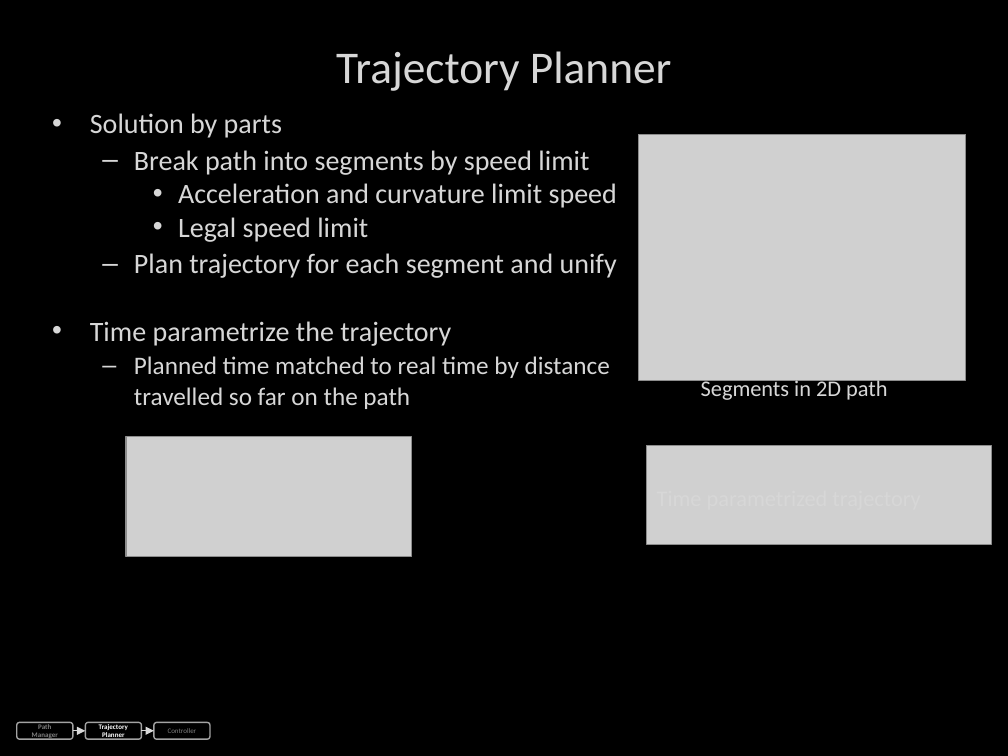
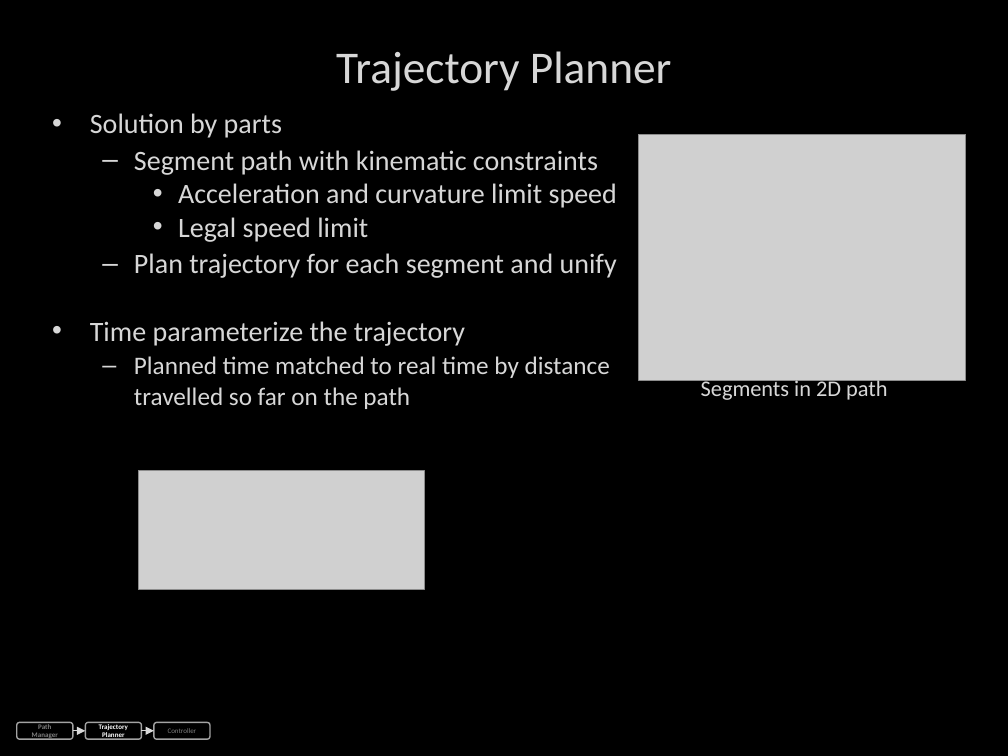
Before and after one commit to ozymandium/IVS-2016, a slide deck: slide 6 of iv2016slides.pptx. Drawn at 1008x756 pixels with LibreOffice and Linux fonts; fonts in the diff are those of the drawing; grey boxes stand for pictures. Boxes give left, top, right and bottom in pixels: in the first picture for what was removed or moved away, otherwise in the second. Text is boxed around its words. In the diff, an @@ line names an element or a change of style, - is before the commit and + after.

Commit message:
updated slides

```diff
--- a/iv2016slides.pptx
+++ b/iv2016slides.pptx
@@ text at (x1=134, y1=150, x2=598, y2=175): text changed @@
-  – Break path into segments by speed limit
+  – Segment path with kinematic constraints
@@ text at (x1=90, y1=321, x2=465, y2=346): text changed @@
-• Time parametrize the trajectory
+• Time parameterize the trajectory
@@ picture removed at (x1=647, y1=446, x2=992, y2=544) @@
@@ picture moved from (x1=126, y1=436, x2=411, y2=556) to (x1=138, y1=471, x2=423, y2=591) @@
```
Also in this commit, not shown: 4 other slides changed, 1 slide removed, 1 other file.
